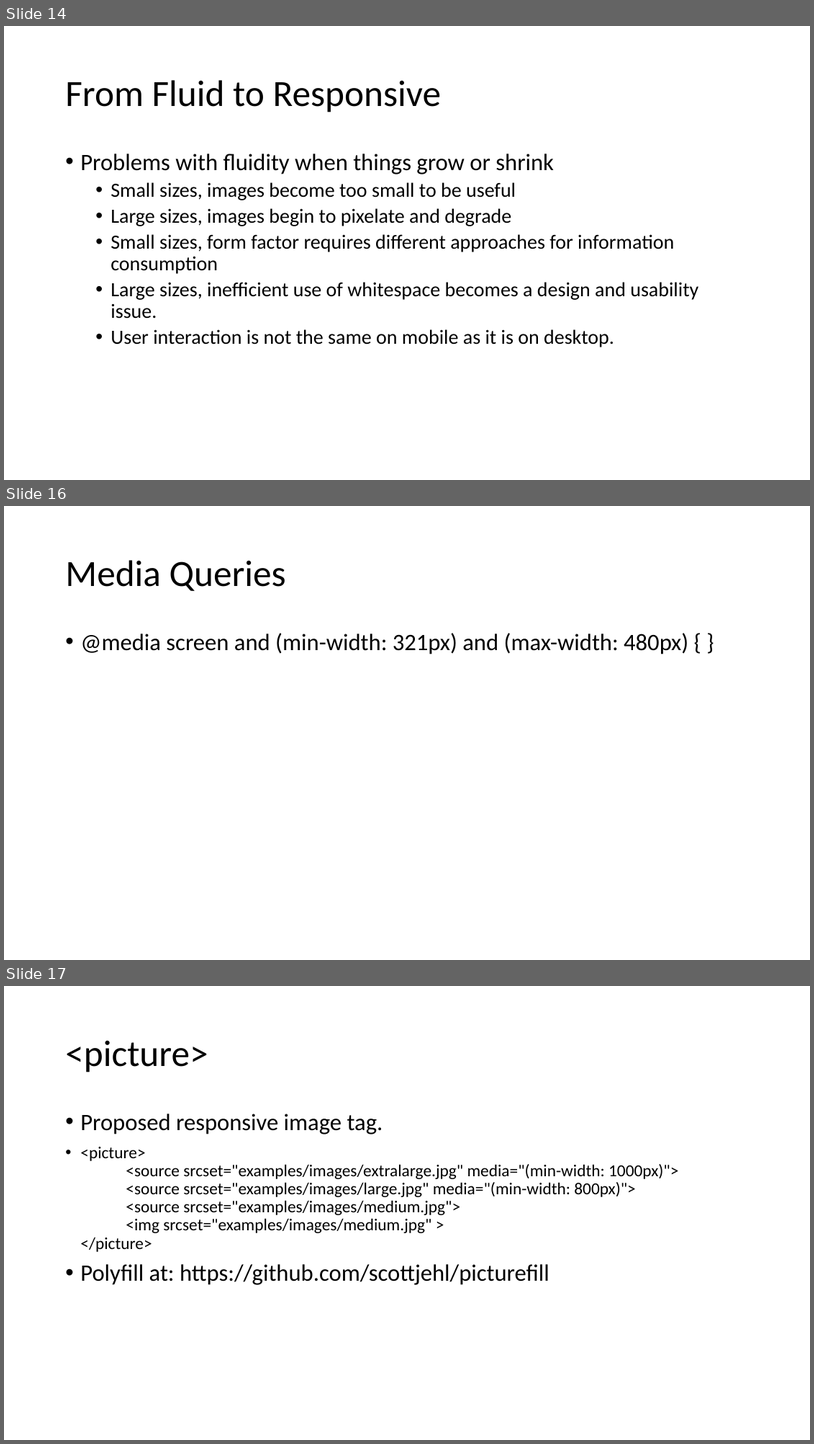
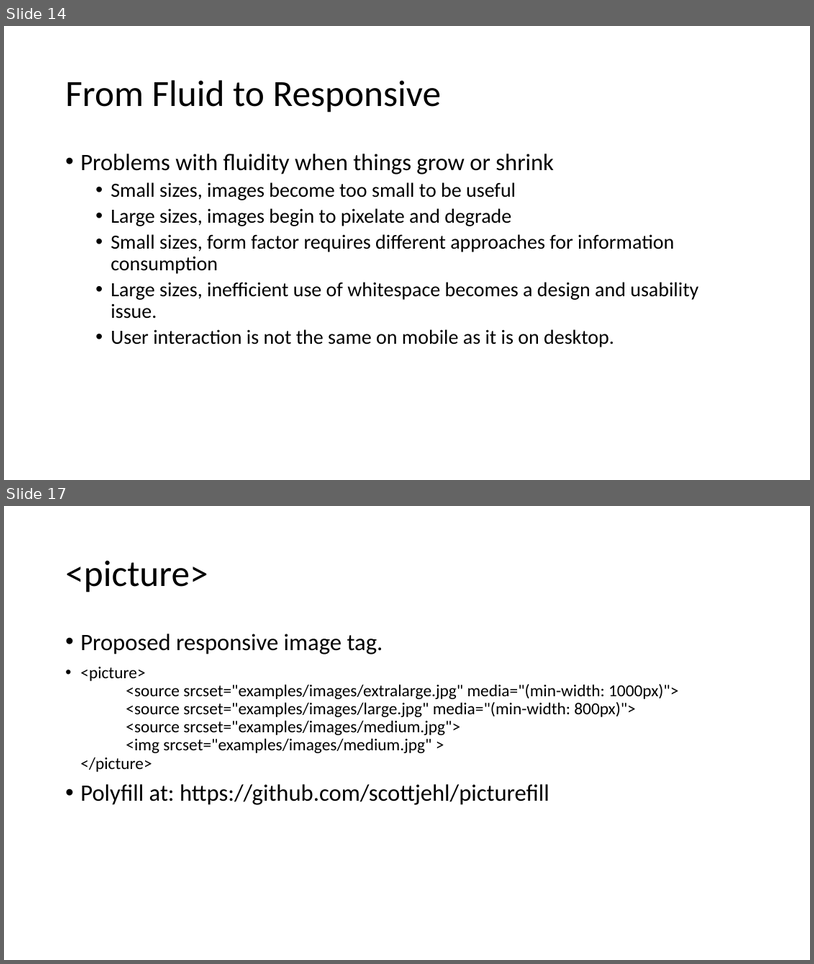
Before and after one commit to mlybrand/ResponsiveWebDesign, a slide deck: presentation/ResponsiveWebDesign.pptx. Shown one above the other, each under a label of ours: slides 14, 16 and 17 before the commit, slides 14 and 17 after it; the slides between them are not shown. The pictures are 814x1444 and 814x964 pixels, drawn with LibreOffice and Linux fonts; fonts in the diff are those of the drawing. Boxes give left, top, right and bottom in pixels: in the first picture for what was removed or moved away, otherwise in the second. Text is boxed around its words. In the diff, an @@ line names an element or a change of style, - is before the commit and + after.

```diff
--- a/presentation/ResponsiveWebDesign.pptx
+++ b/presentation/ResponsiveWebDesign.pptx
@@ slide 16 removed at [4,506,810,960], background #FFFFFF @@
@@ title removed at [65,560,286,591] @@
-Media Queries
@@ text removed at [80,633,689,654] @@
-• @media screen and (min-width: 321px) and (max-width: 480px) { }
```
Also in this commit, not shown: 1 slide changed, 1 slide added.
